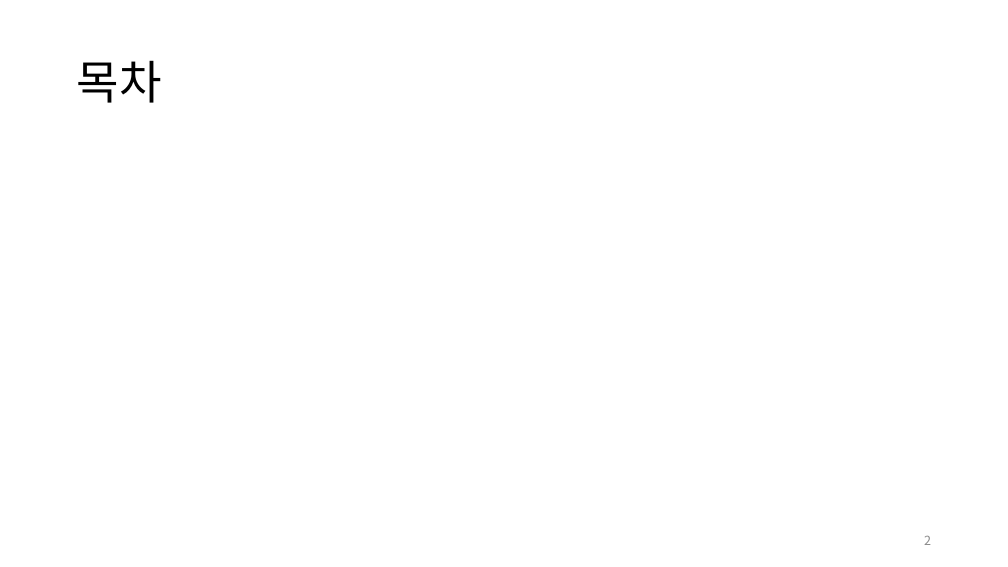
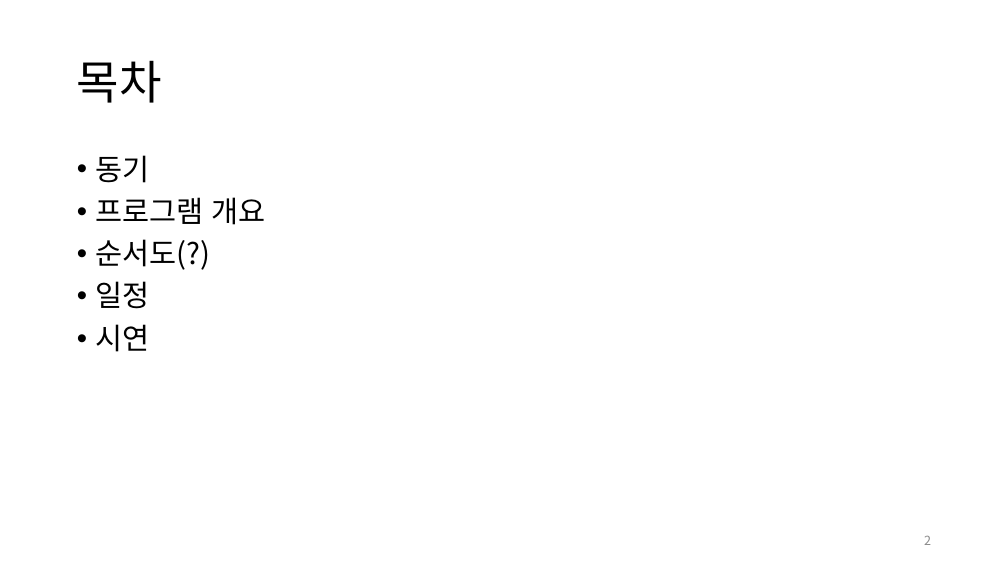
Before and after one commit to pknu-wap/Dogs-SONAR, a slide deck: slide 2 of others/presentation.pptx. Drawn at 1008x567 pixels with LibreOffice and Linux fonts; fonts in the diff are those of the drawing. Boxes give left, top, right and bottom in pixels: in the first picture for what was removed or moved away, otherwise in the second. Text is boxed around its words. In the diff, an @@ line names an element or a change of style, - is before the commit and + after.

```diff
--- a/others/presentation.pptx
+++ b/others/presentation.pptx
@@ text added at box(96, 155, 266, 352), 28 pt, text #000000 @@
+• 동기
+• 프로그램 개요
+• 순서도(?)
+• 일정
+• 시연
```
Also in this commit, not shown: 5 other slides changed, 3 slides added.
